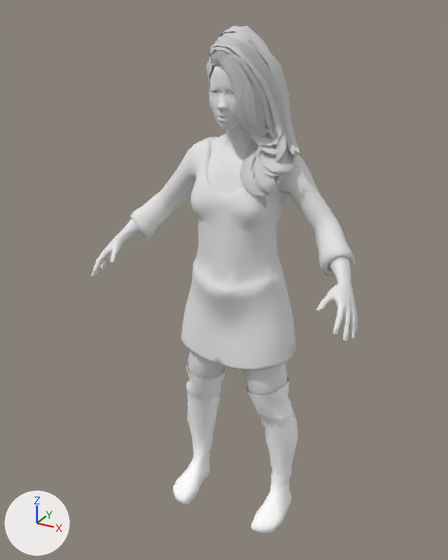
The FBX model Assets/Resources/NPCs/MOMO/momo.fbx, before and after one commit.
Before and after are seen from a 50 mm lens placed at (0.804, -1.595, 1.597), pointed at (-0.034, -0.072, 0.835). Every picture has the same lights, and +X, +Y and +Z are marked at lower left.

Script lines for the objects in view, before the commit:
```python
me_elvs_adrienne_hair1_001 = bpy.data.meshes.new('elvs_adrienne_hair1.001')
me_elvs_adrienne_hair1_001.from_pydata(...)  # 934 vertices, 935 faces; spans x -0.092..0.19, y -0.159..0.08, z 1.096..1.553
me_elvs_adrienne_hair1_001.materials.append(mat_fart_elvs_adrienne_hair1)  # light grey #d1d1d1
me_floppy_overknee_shoe_001 = bpy.data.meshes.new('floppy_overknee_shoe.001')
me_floppy_overknee_shoe_001.from_pydata(...)  # 486 vertices, 799 faces; spans x -0.214..0.213, y -0.188..0.048, z -0.014..0.515
me_floppy_overknee_shoe_001.materials.append(mat_fart_floppy_overknee_shoe)  # white #ffffff
me_kay_dress_001 = bpy.data.meshes.new('Kay_Dress.001')
me_kay_dress_001.from_pydata(...)  # 1154 vertices, 1498 faces; spans x -0.368..0.367, y -0.162..0.096, z 0.575..1.25
me_kay_dress_001.materials.append(mat_fart_kay_dress)  # white #e7e7e7
ob_fart_elvs_adrienne_hair1 = bpy.data.objects.new('fart.elvs_adrienne_hair1', me_elvs_adrienne_hair1_001)
ob_fart_elvs_adrienne_hair1.location = (0.0, 0.0, 0.0)
ob_fart_floppy_overknee_shoe = bpy.data.objects.new('fart.floppy_overknee_shoe', me_floppy_overknee_shoe_001)
ob_fart_floppy_overknee_shoe.location = (0.0, 0.0, 0.0)
ob_fart_kay_dress = bpy.data.objects.new('fart.Kay_Dress', me_kay_dress_001)
ob_fart_kay_dress.location = (0.0, 0.0, 0.0)
# also in view: 'fart.body' at (0.001, -0.103, 0.965)
```
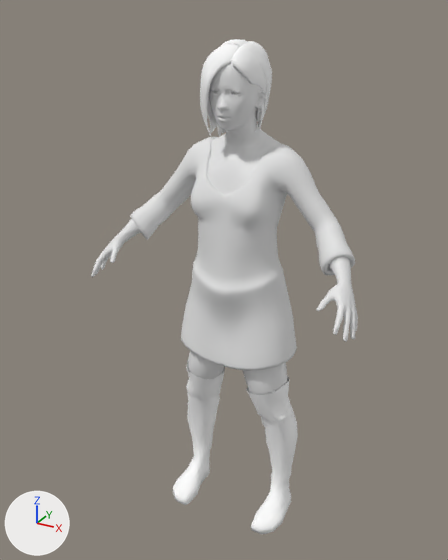
Boxes [x1, y1, x2, y2] around the edits, measured in the pictures (448 x 560 px):
'fart.elvs_adrienne_hair1', deleted: before [206, 26, 300, 208]
'fart.elvs_thejournalist1', added: after [200, 39, 272, 136]

The change in detail:
Material 'fart.elvs_thejournalist1.001' (mat_fart_elvs_thejournalist1_001) is new.
Its base color is (1.0, 1.0, 1.0) (white #ffffff).
Its roughness is 0.7.
Mesh me_elvs_thejournalist1_002 is new.
It has 1309 vertices, 2441 faces and spans x -0.091..0.075, y -0.154..0.065, z 1.267..1.52.
It uses material mat_fart_elvs_thejournalist1_001 (white #ffffff).
Object 'fart.elvs_adrienne_hair1' (ob_fart_elvs_adrienne_hair1) is deleted.
Object 'fart.elvs_thejournalist1' (ob_fart_elvs_thejournalist1) is new; it shows me_elvs_thejournalist1_002.
Its location is (0.0, 0.0, 0.0).
